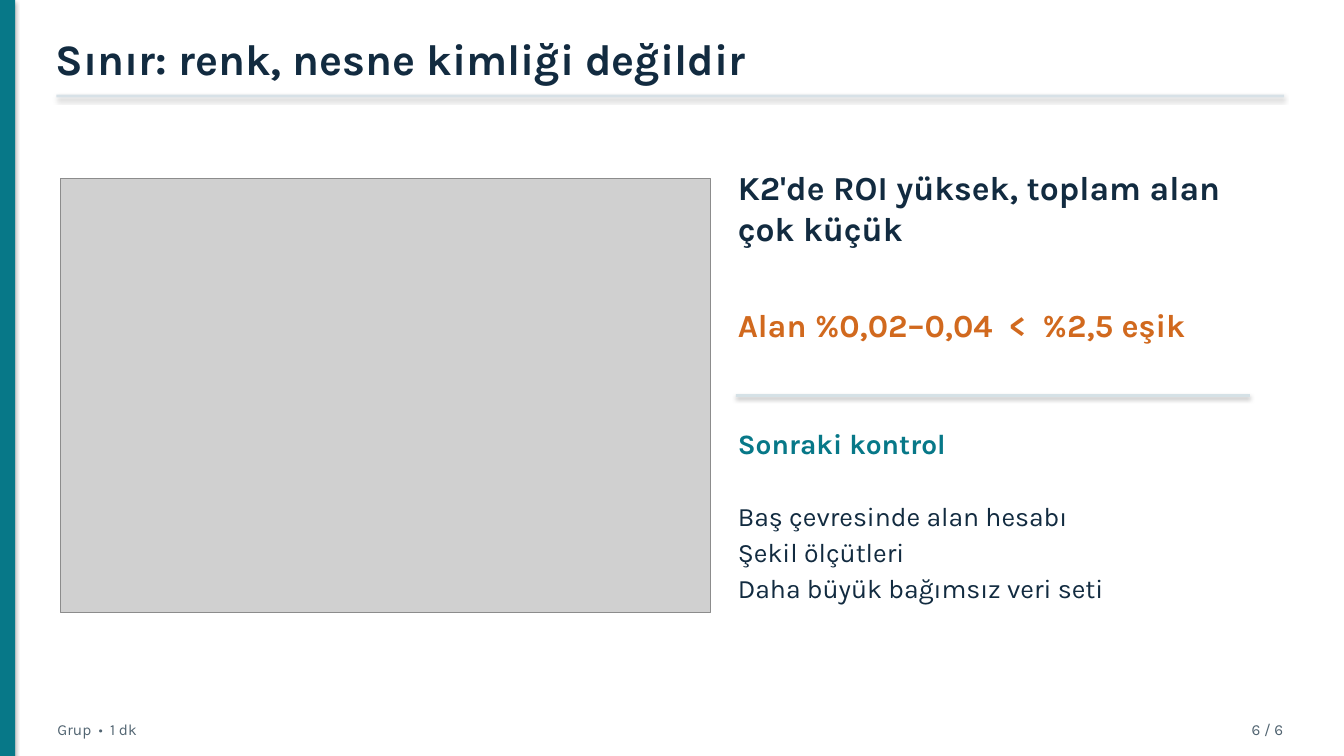
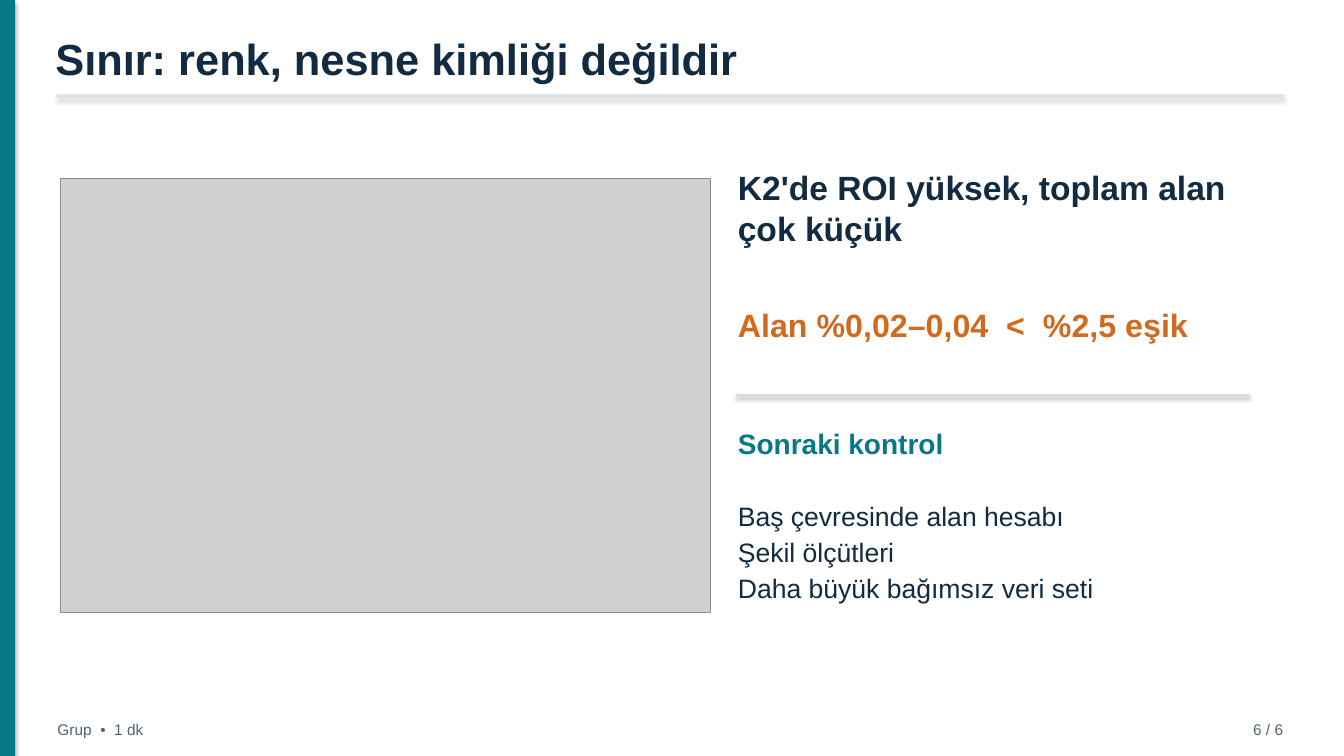
Before and after one commit to mderviskocar/barettespiti, a slide deck: slide 6 of sunum/baret_tespiti_sunum.pptx. Drawn at 1344x756 pixels with LibreOffice and Linux fonts; fonts in the diff are those of the drawing; grey boxes stand for pictures. Boxes give left, top, right and bottom in pixels: in the first picture for what was removed or moved away, otherwise in the second. Text is boxed around its words. In the diff, an @@ line names an element or a change of style, - is before the commit and + after.

Commit message:
Sunum: PDF'e uyum düzeltmeleri (sonuç tablosu slaytı, yöntem adı, tam karar kuralı, yanlış alarmın nedeni ve sonraki kontrol, ondalık virgül, Arial yazı tipi)

```diff
--- a/sunum/baret_tespiti_sunum.pptx
+++ b/sunum/baret_tespiti_sunum.pptx
@@ font Karla to Arial in 7 elements at box(55, 43, 738, 83), box(57, 724, 143, 738), box(1253, 724, 1284, 735), box(738, 175, 1225, 248), box(738, 313, 1188, 343), box(738, 433, 943, 455), box(738, 506, 1093, 604) @@
```
Also in this commit, not shown: 5 other slides changed, 5 other files.
